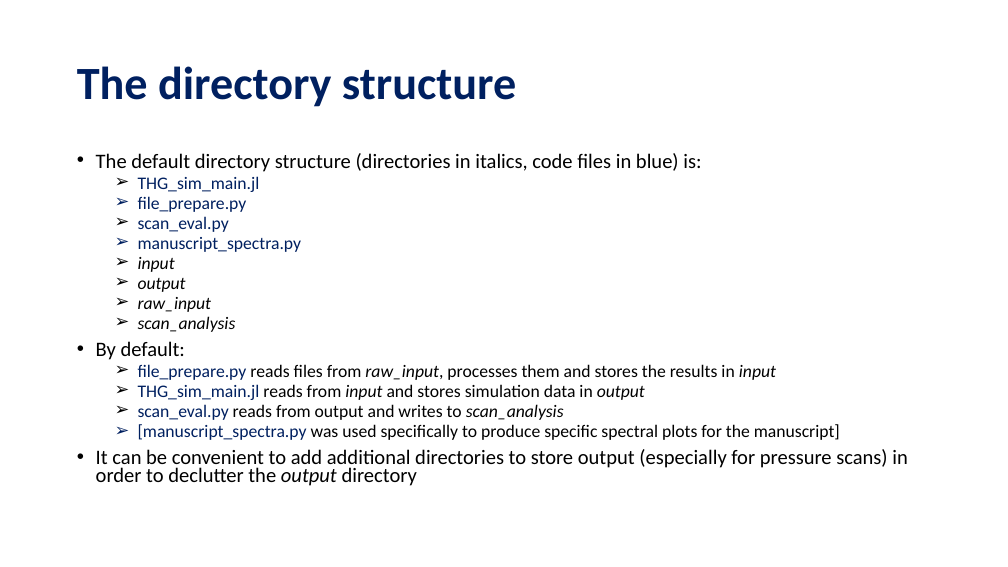
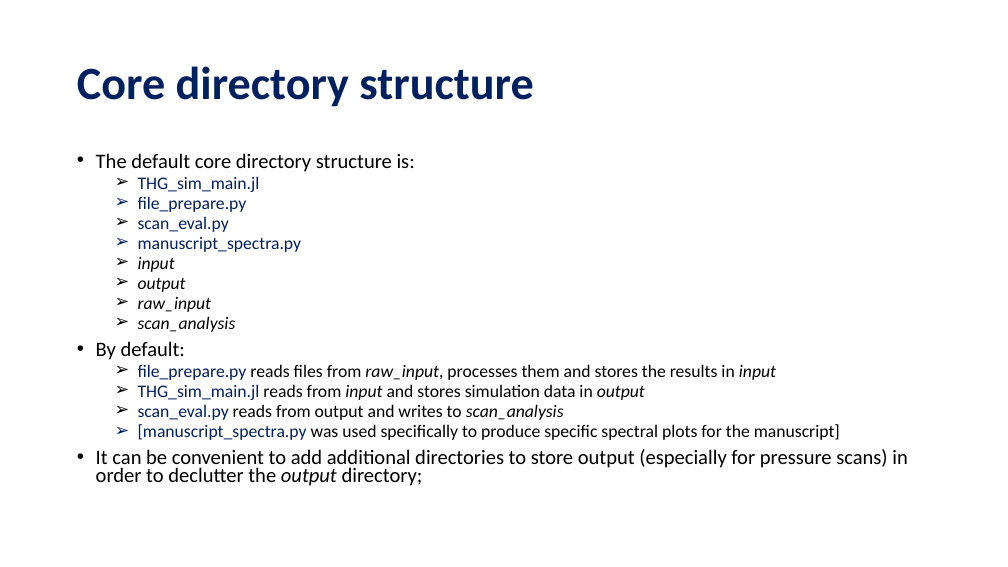
Before and after one commit to david-f-amorim/Simulating-THG-of-few-femtosecond-pulses-in-a-noble-gas-, a slide deck: slide 4 of presentations/DESY - Code Handover.pptx. Drawn at 1008x567 pixels with LibreOffice and Linux fonts; fonts in the diff are those of the drawing. Boxes give left, top, right and bottom in pixels: in the first picture for what was removed or moved away, otherwise in the second. Text is boxed around its words. In the diff, an @@ line names an element or a change of style, - is before the commit and + after.

```diff
--- a/presentations/DESY - Code Handover.pptx
+++ b/presentations/DESY - Code Handover.pptx
@@ title at box(77, 66, 533, 107): text changed @@
-The directory structure
+Core directory structure
@@ text at box(96, 153, 415, 172): text changed @@
-• The default directory structure (directories in italics, code files in blue) is:
+• The default core directory structure is:
@@ text at box(96, 449, 908, 486): text changed @@
-• It can be convenient to add additional directories to store output (especially for pressure scans) in order to declutter the output directory
+• It can be convenient to add additional directories to store output (especially for pressure scans) in order to declutter the output directory;
```
Also in this commit, not shown: 6 other slides changed, 1 slide added, 9 other files.
